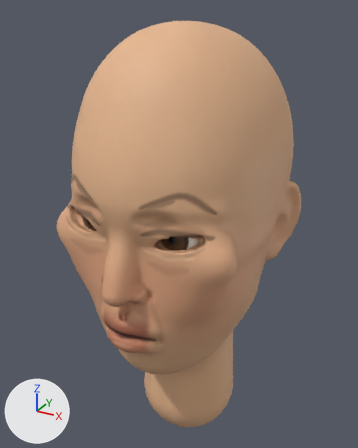
A saved change to the glTF model game/assets/models/characters/heads/angular_f/angular_f.glb.
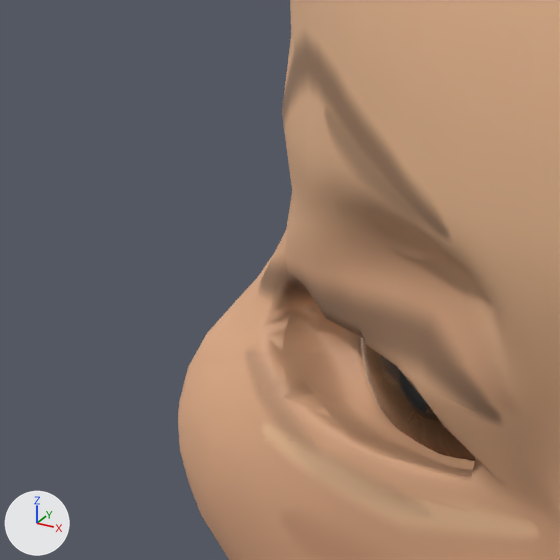
Old and new are each drawn whole from a 50 mm lens placed at (0.176, -0.327, 1.79), pointed at (-0.009, 0.01, 1.622) and again close up on the part from 9% to 30% of the width and 38% to 55% of the height. Lighting does not change. The marker at lower left points along +X, +Y and +Z. The last two pictures show the newer version. Vertices at exactly the same position are counted once.

The scene before the commit, as lines of its bpy script (objects in view):
```python
me_eye_r = bpy.data.meshes.new('Eye_R')
me_eye_r.from_pydata(...)  # a UV sphere (22 segments, 16 rings, poles along y) spanning x -0.0488..-0.0156, y -0.0774..-0.0442, z 1.6357..1.6685
me_eye_r.materials.append(mat_wm_eye_angular_f)  # picture img_angular_f_eye_albedo
me_head_mesh = bpy.data.meshes.new('Head_Mesh')
me_head_mesh.from_pydata(...)  # 3201 vertices, 6400 faces; spans x -0.086..0.086, y -0.105..0.11, z 1.415..1.781
me_head_mesh.materials.append(mat_wm_skin_angular_f)
ob_eye_r = bpy.data.objects.new('Eye_R', me_eye_r)
ob_eye_r.location = (0.0, 0.0, 0.0)
ob_head_mesh = bpy.data.objects.new('Head_Mesh', me_head_mesh)
ob_head_mesh.location = (0.0, 0.0, 0.0)
```
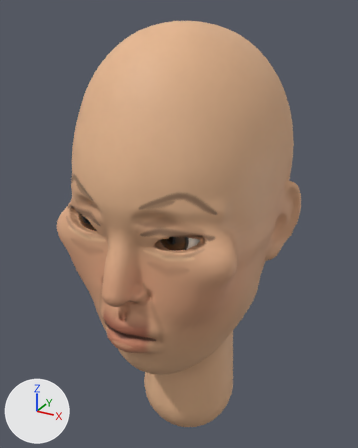
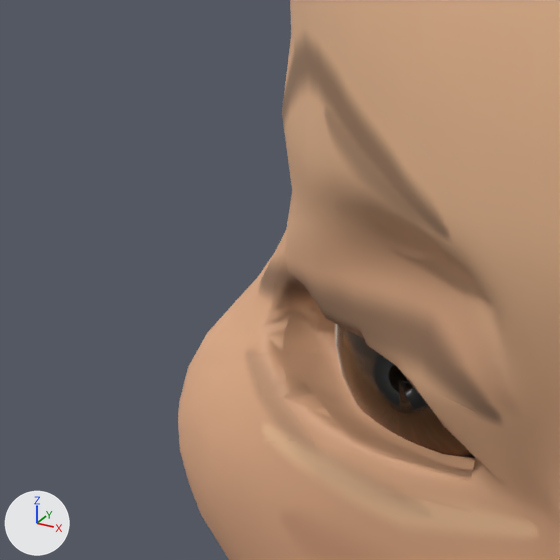
The newer file adds a shape key; the second version is drawn at full value of the shape key 'face_eye_spacing' of 'Eye_R', and the change is written as the vertex moves it makes.

Where the change shows, as pixel boxes (x1, y1, x2, y2) in the close-ups (560 x 560 px):
'Eye_R', moved
    before: (361, 337, 475, 461)
    after: (335, 324, 475, 458)

The change, as a list of edits to the scene's bpy script:
```text
Change me_eye_r:
    used by ob_eye_r; location = (0.0, 0.0, 0.0)
    remove me_eye_r.from_pydata(...)  # 332 vertices, 660 faces; spans x -0.0488..-0.0156, y -0.0774..-0.0442, z 1.6357..1.6685
    add me_eye_r.from_pydata(...)  # 332 vertices, 660 faces; spans x -0.052..-0.0188, y -0.0774..-0.0442, z 1.6357..1.6685
    me_eye_r part 1: the whole mesh is moved by (-0.0032, 0.0, 0.0)
```
